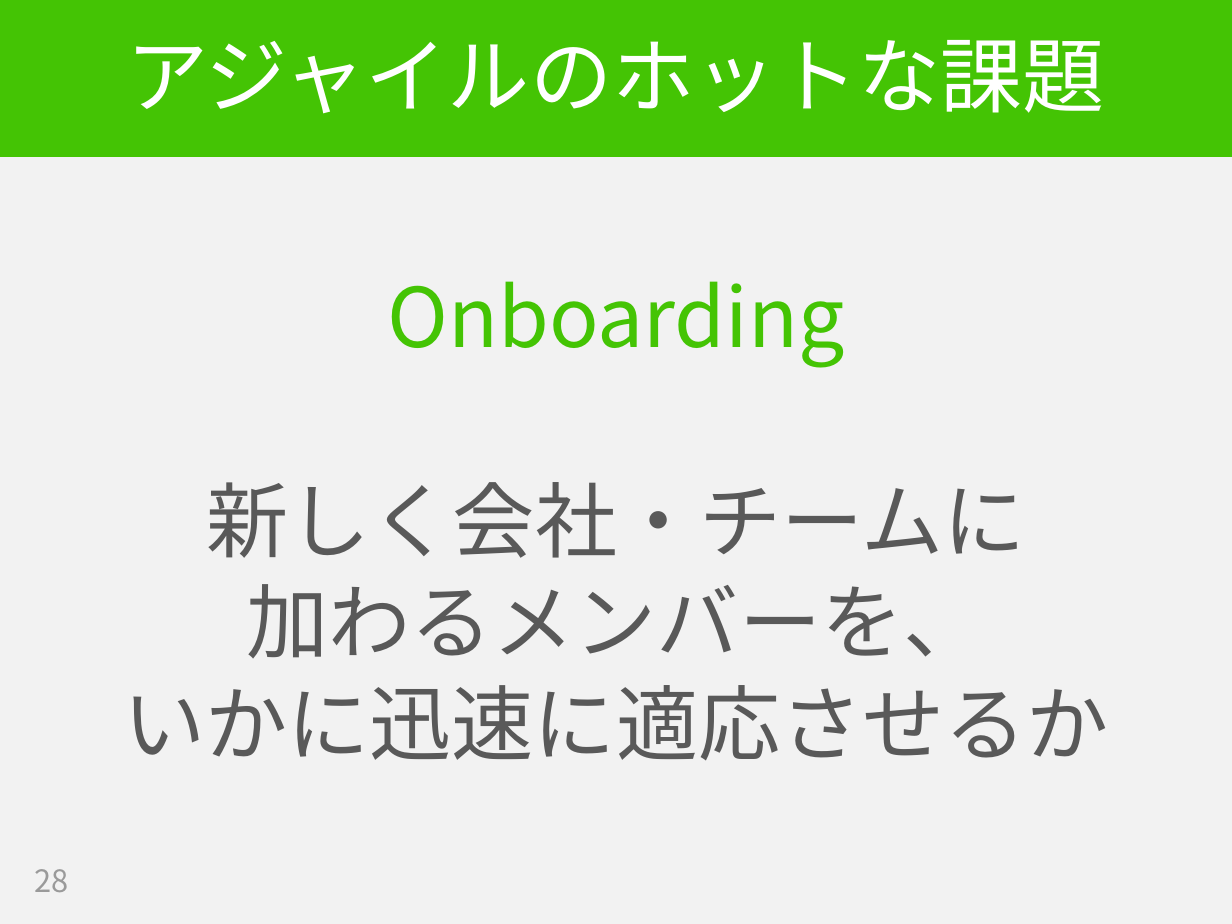
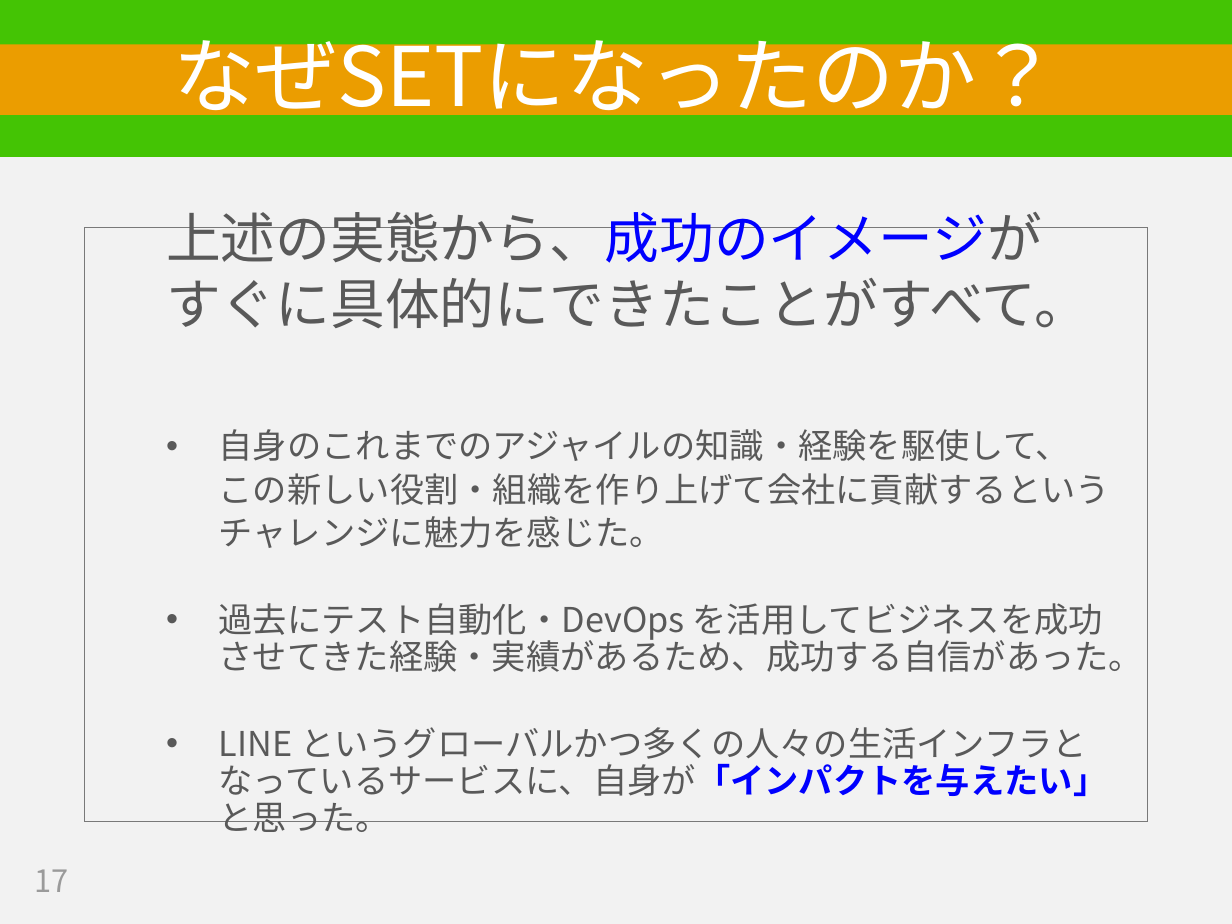
Before and after one commit to hageyahhoo/RSGT2018, a slide deck: slide 17 of SET_at_LINE_ja.pptx (slide 28 before the commit). Drawn at 1232x924 pixels with LibreOffice and Linux fonts; fonts in the diff are those of the drawing. Boxes give left, top, right and bottom in pixels: in the first picture for what was removed or moved away, otherwise in the second. Text is boxed around its words. In the diff, an @@ line names an element or a change of style, - is before the commit and + after.

```diff
--- a/SET_at_LINE_ja.pptx
+++ b/SET_at_LINE_ja.pptx
@@ title "なぜSETになったのか？": place and size @@
-title "なぜSETになったのか？" at (127,40,1105,114)
+title "なぜSETになったのか？" at (0,44,1232,115)
@@ title "なぜSETになったのか？" at (0,44,1232,115): fill none to #EB9D00 @@
@@ title at (173,22,1059,127): text changed @@
-アジャイルのホットな課題
+なぜSETになったのか？
@@ text "上述の実態から、成功のイメージが": place and size @@
-text "上述の実態から、成功のイメージが" at (123,281,1109,760)
+text "上述の実態から、成功のイメージが" at (85,228,1147,822)
@@ text "上述の実態から、成功のイメージが" at (85,228,1147,822): outline none to #797979 0.75 pt @@
@@ text at (166,212,1143,832): text changed; size 48 to 20 pt @@
-Onboarding
-新しく会社・チームに
-加わるメンバーを、
-いかに迅速に適応させるか
+  上述の実態から、成功のイメージが
+  すぐに具体的にできたことがすべて。
+  • 自身のこれまでのアジャイルの知識・経験を駆使して、
+  この新しい役割・組織を作り上げて会社に貢献するという
+  チャレンジに魅力を感じた。
+  • 過去にテスト自動化・DevOps を活用してビジネスを成功させてきた経験・実績があるため、成功する自信があった。
+  • LINE というグローバルかつ多くの人々の生活インフラとなっているサービスに、自身が「インパクトを与えたい」と思った。
@@ page number at (35,869,69,892): text changed @@
-28
+17
```
Also in this commit, not shown: 7 other slides changed, 16 slides added, 4 slides removed.
